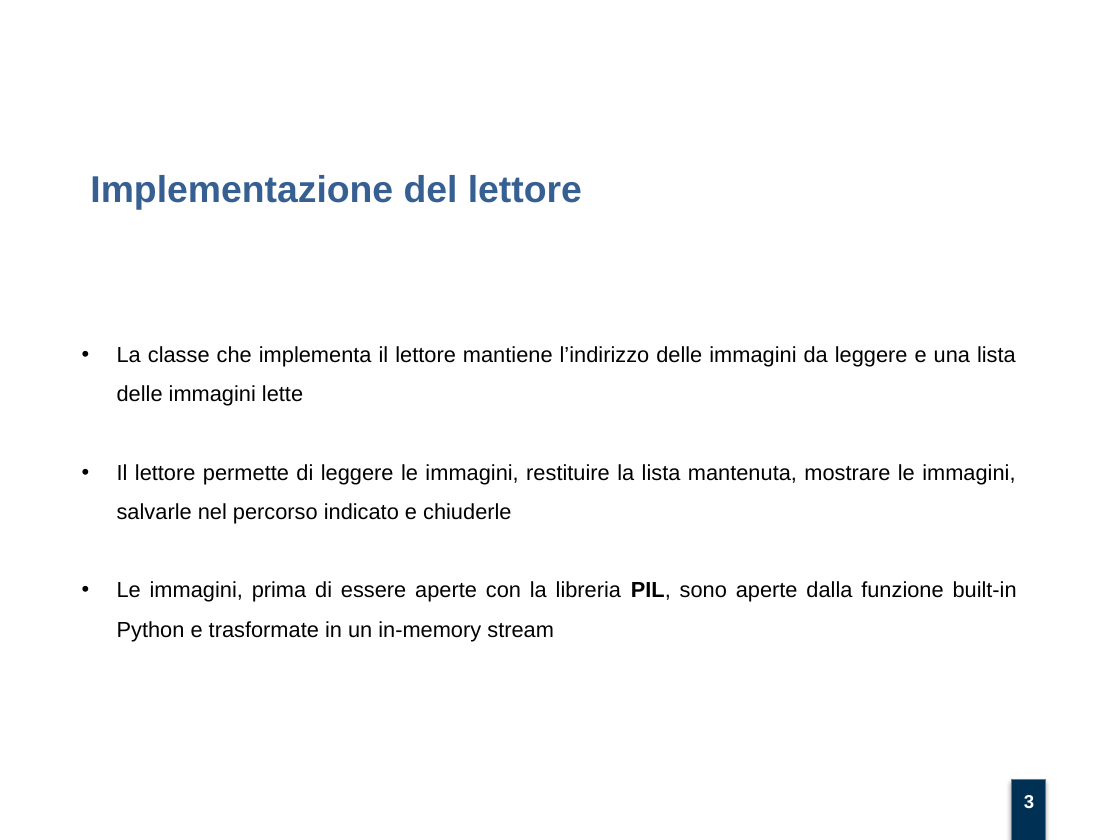
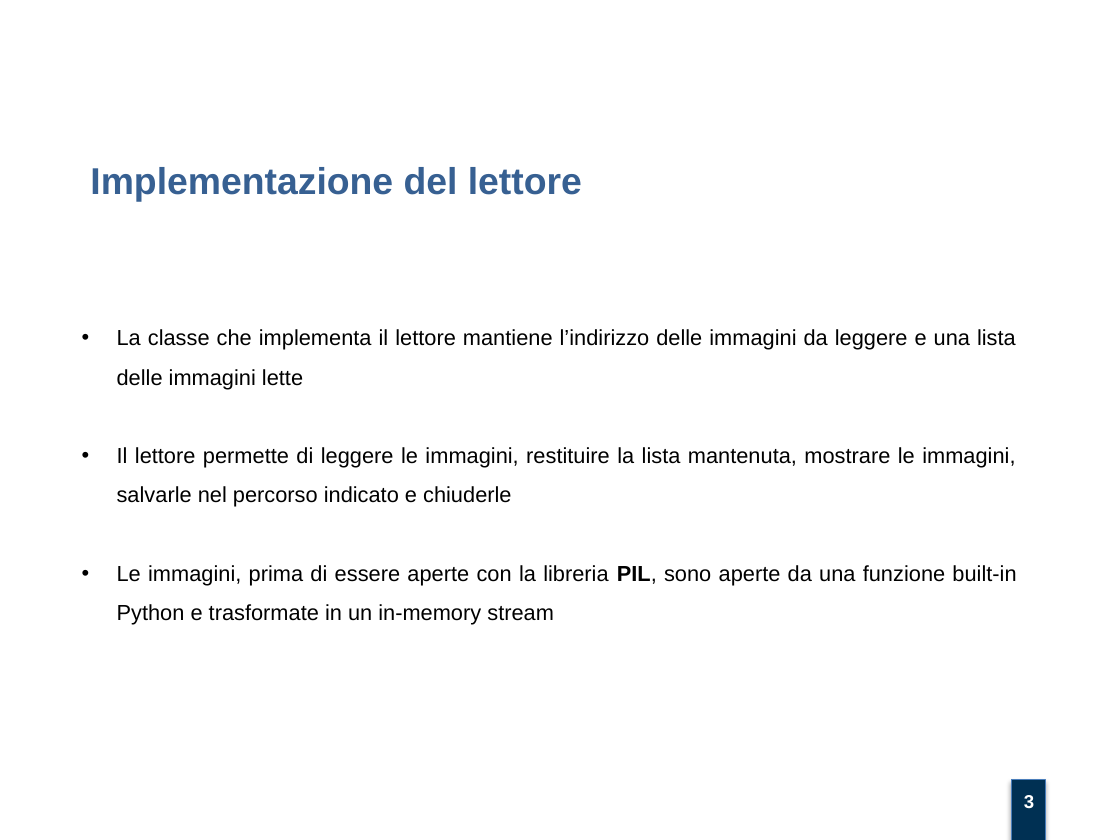
Before and after one commit to jacopos97/JPEG-image-reader, a slide deck: slide 3 of documentation/JPEG_image_reader_presentazione.pptx. Drawn at 1120x840 pixels with LibreOffice and Linux fonts; fonts in the diff are those of the drawing; background and template pictures are left out. Boxes give left, top, right and bottom in pixels: in the first picture for what was removed or moved away, otherwise in the second. Text is boxed around its words. In the diff, an @@ line names an element or a change of style, - is before the commit and + after.

```diff
--- a/documentation/JPEG_image_reader_presentazione.pptx
+++ b/documentation/JPEG_image_reader_presentazione.pptx
@@ text "Implementazione del lettore": place and size @@
-text "Implementazione del lettore" at bbox=[90, 175, 582, 210]
+text "Implementazione del lettore" at bbox=[90, 167, 582, 201]
@@ text "La classe che implementa il ...": place and size @@
-text "La classe che implementa il ..." at bbox=[117, 346, 1017, 641]
+text "La classe che implementa il ..." at bbox=[117, 329, 1016, 625]
@@ text at bbox=[117, 565, 1016, 625]: text changed @@
-• Le immagini, prima di essere aperte con la libreria PIL, sono aperte dalla funzione built-in Python e trasformate in un in-memory stream
+• Le immagini, prima di essere aperte con la libreria PIL, sono aperte da una funzione built-in Python e trasformate in un in-memory stream
```
Also in this commit, not shown: 3 other slides changed, 1 other file.
